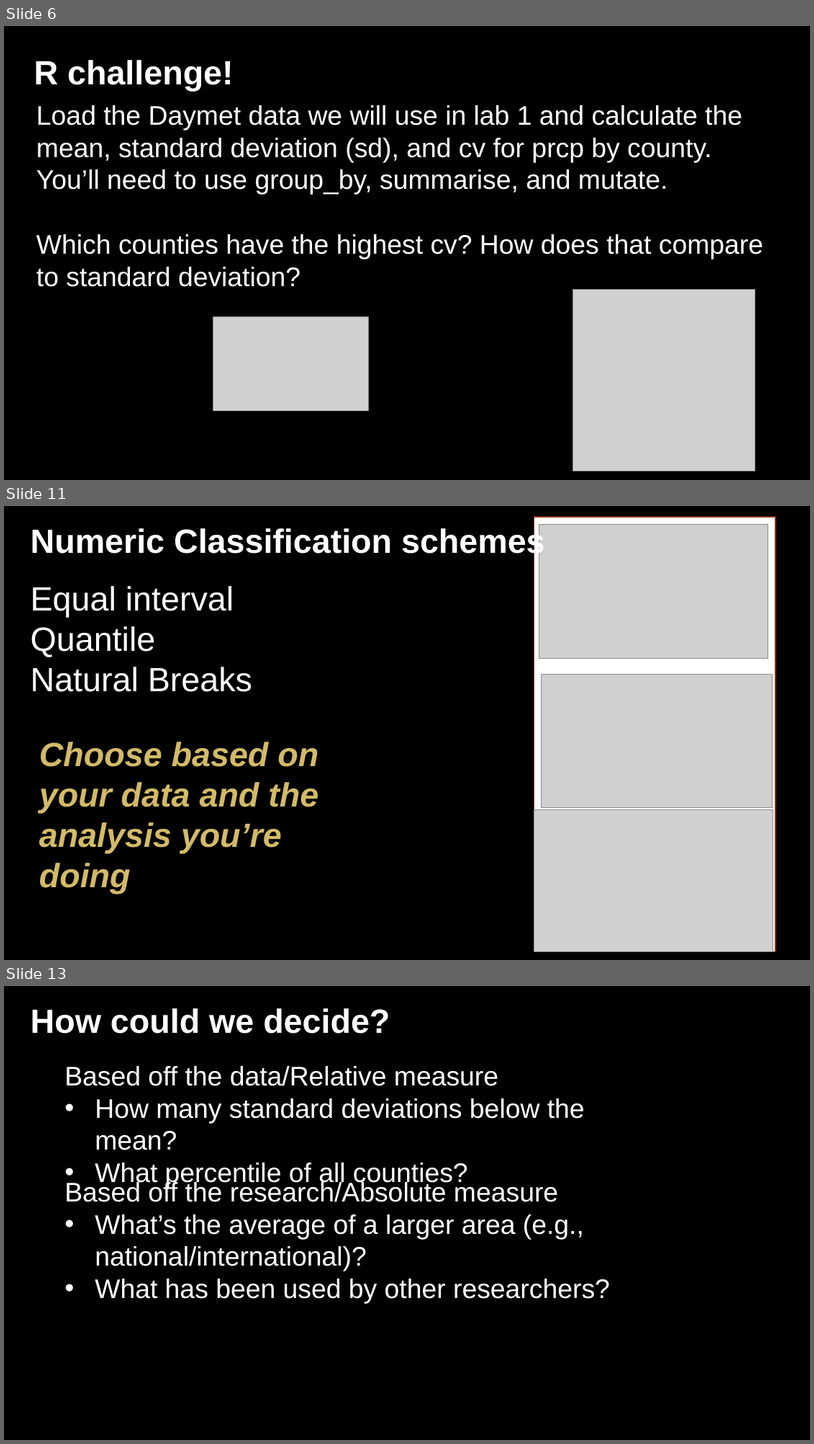
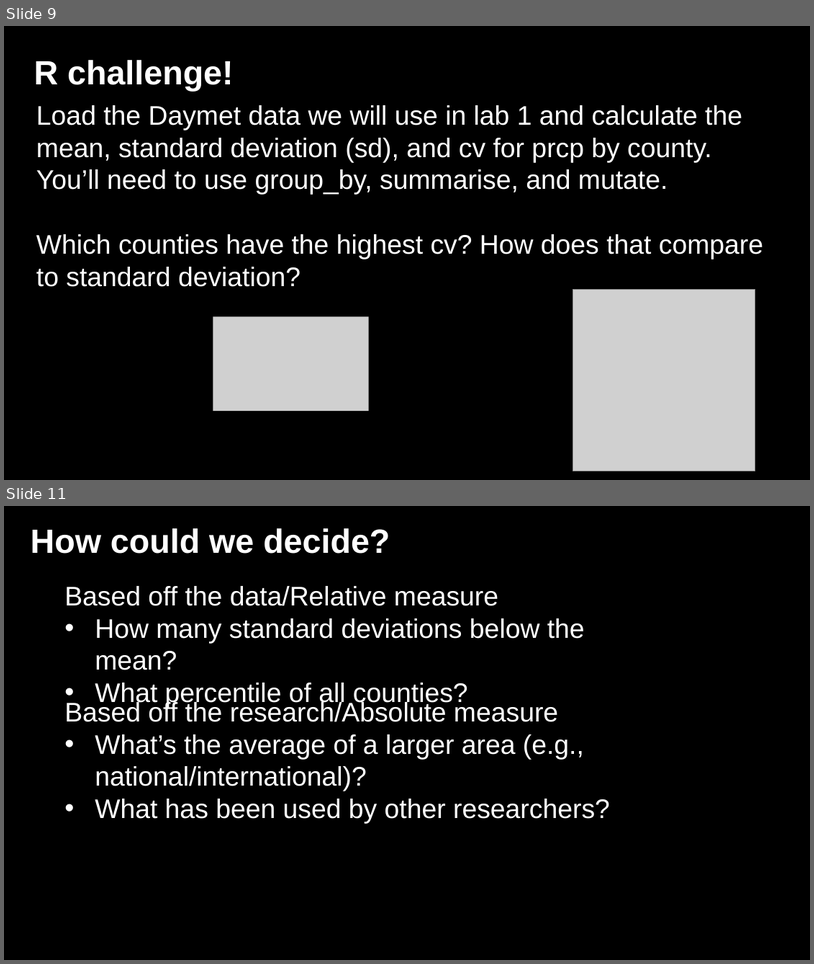
Before and after one commit to jshannon75/geog4300, a slide deck: in_class_slides/geog4300_W03-1 Classification and descriptive stats.pptx. Shown one above the other, each under a label of ours: slides 6, 11 and 13 before the commit, slides 9 and 11 after it; the slides between them are not shown. The pictures are 814x1444 and 814x964 pixels, drawn with LibreOffice and Linux fonts; fonts in the diff are those of the drawing; grey boxes stand for pictures; background and template pictures are left out. Boxes give left, top, right and bottom in pixels: in the first picture for what was removed or moved away, otherwise in the second. Text is boxed around its words. In the diff, an @@ line names an element or a change of style, - is before the commit and + after.

```diff
--- a/in_class_slides/geog4300_W03-1 Classification and descriptive stats.pptx
+++ b/in_class_slides/geog4300_W03-1 Classification and descriptive stats.pptx
@@ slide 11 removed at (4, 506, 810, 960), background picture (left out) @@
@@ text removed at (31, 527, 545, 560) @@
-Numeric Classification schemes
@@ rectangle removed at (535, 517, 776, 951) @@
@@ picture removed at (540, 524, 768, 659) @@
@@ text removed at (31, 586, 252, 692) @@
-Equal interval
-Quantile
-Natural Breaks
@@ picture removed at (541, 674, 772, 807) @@
@@ text removed at (39, 741, 319, 893) @@
-Choose based on your data and the analysis you’re doing
@@ picture removed at (535, 809, 774, 951) @@
@@ what was slide 6 is now slide 9 @@
@@ what was slide 13 is now slide 11 @@
```
Also in this commit, not shown: 2 slides changed, 4 slides added, 4 other slides removed, 1 other file.
